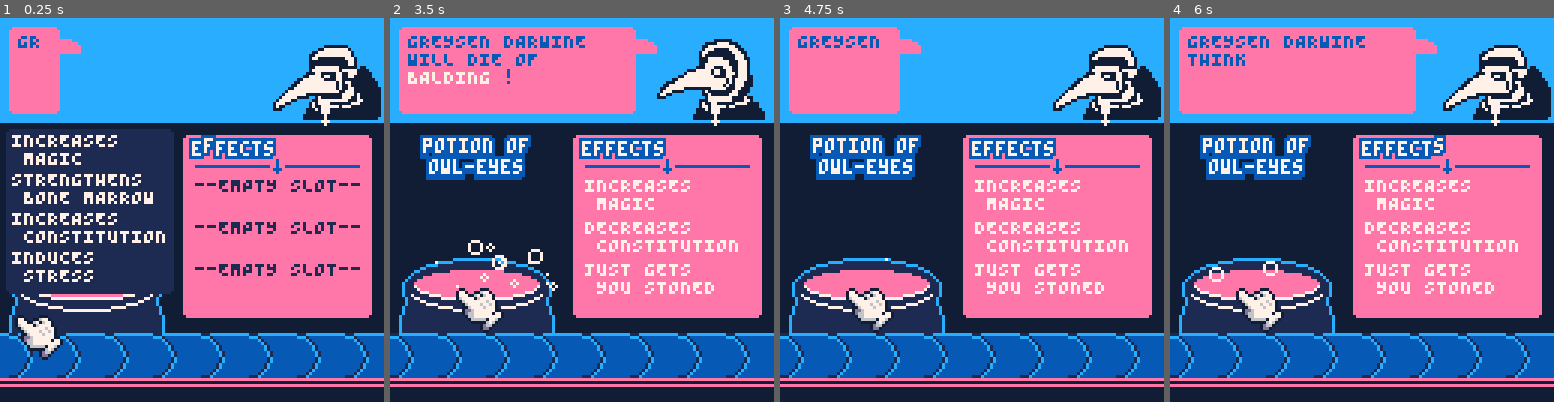
Above: before the commit, frames 1-4 (left to right).
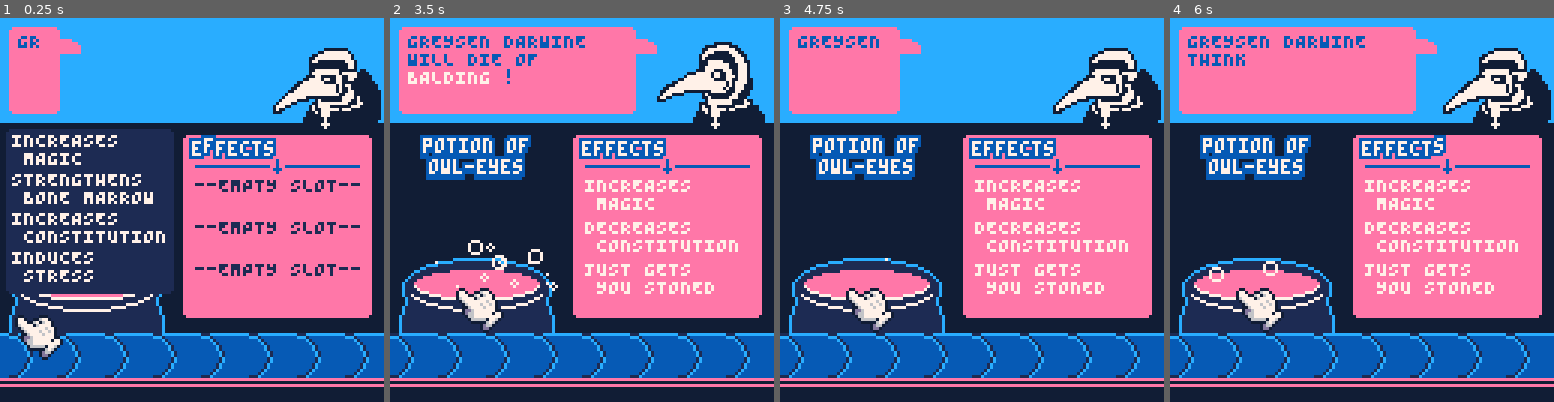
Above: after the commit, the same moments.

Repository: Yolwoocle/minijam_112
Game: PICO-8 cartridge minijam112.p8
Two runs of this game, one before a commit and one after it. Both use one fixed random seed, a clock stepped at 60 frames per second and the inputs below.
Inputs:
- Up to frame 1 (0.25 s): no input
- Up to frame 2 (3.5 s): tap O (Z key) at 0.33, 0.7, 1.43, 2.22, 3.1 s; tap X (X key) at 1.07, 2.07, 2.4, 2.73, 3.07, 3.4 s; hold Left 1.97-2.37 s; hold Down 2.42-2.82 s; hold Right from 2.87 s (still down)
- Up to frame 3 (4.75 s): release Right at 3.53 s; hold Up 3.58-4.08 s; tap X (X key) every 0.33 s from 3.73 to 4.73 s; tap O (Z key) at 3.98 s; hold Right 4.13-4.53 s; hold Down from 4.58 s (still down)
- Up to frame 4 (6 s): tap O (Z key) at 4.87, 5.75 s; tap X (X key) at 5.07, 5.4, 5.73 s; release Down at 5.08 s; hold Left 5.13-5.8 s; hold Up from 5.85 s (still down)

The runs differ from the first frame. In frame 1, 1.4% of the frame differs, in the area x 71-100%, y 7-29%; in frame 2, 1.4%; in frame 3, 1.4%; in frame 4, 1.4%.

Commit message:
Update minijam112.p8

Diff:
--- a/minijam112.p8
+++ b/minijam112.p8
@@ -122,7 +122,7 @@
 	doctor_oy=lerp(doctor_oy,0,0.5)
 	if(abs(doctor_oy)<0.1)doctor_oy=0
 	if parsing and t%5==0 then
-		doctor_oy=-2
+		doctor_oy+=1
 	end
 
 	conveyor_spawner()
